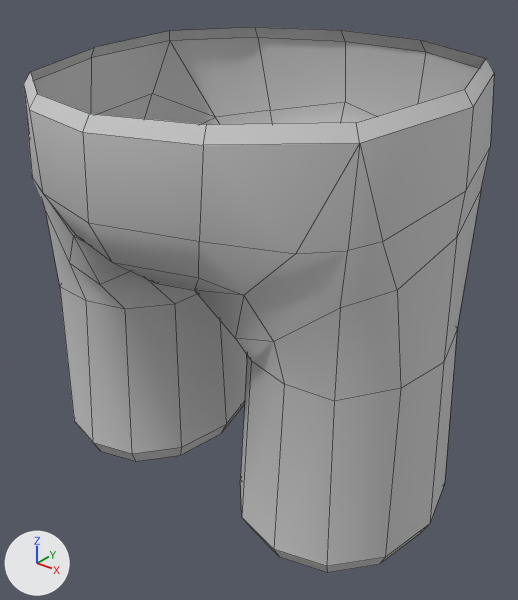
An edit to the FBX model Assets/Models/Bottom Parts/Pants/Pants_03.FBX, drawn before and after from the same camera.
The view is the same before and after, from a 50 mm camera at (0.363, -0.452, 0.983) aimed at (0.011, -0.013, 0.711). The axes (+X, +Y, +Z) are drawn at lower left. The lights are the same throughout. Mesh edges are drawn as thin lines. Where no turn or scale is listed for an object, it has been applied to the vertices.

Objects in the first picture: 'Pants_03'.
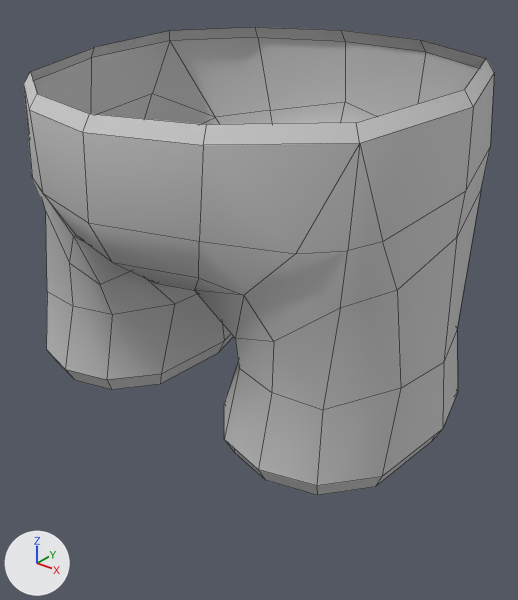
Changed parts and their boxes [x1, y1, x2, y2] in the pictures (518 x 600 px; the box of a moved part takes in the faces that stretch with it):
'Pants_03', reshaped (14% shorter): before [24, 27, 494, 573]; after [24, 27, 494, 495]
part 1 of me_mesh, moved or reshaped: before [93, 294, 444, 573]; after [48, 294, 444, 495]
part 2 of me_mesh, moved or reshaped: before [46, 213, 401, 566]; after [46, 213, 401, 486]
part 3 of me_mesh, moved or reshaped: before [220, 321, 457, 522]; after [219, 323, 457, 427]

What the commit changed:
me_mesh has 151 vertices, 142 faces and spans x -0.203..0.19, y -0.171..0.14, z 0.54..0.92.
me_mesh is used by ob_pants_03; location (0.0, 0.0, 0.0).
me_mesh part 1: all 20 vertices in x -0.192..0.178, y -0.11..-0.058, z 0.54..0.557 are moved by (0.0, -0.019, 0.092).
me_mesh part 2: all 6 vertices in x -0.157..0.144, y -0.099..-0.088, z 0.704..0.705 are moved by (0.0, -0.014, 0.0).
me_mesh part 3: all 28 vertices in x -0.203..0.19, y -0.011..0.077, z 0.545..0.566 are moved by (0.0, 0.0, 0.095).
